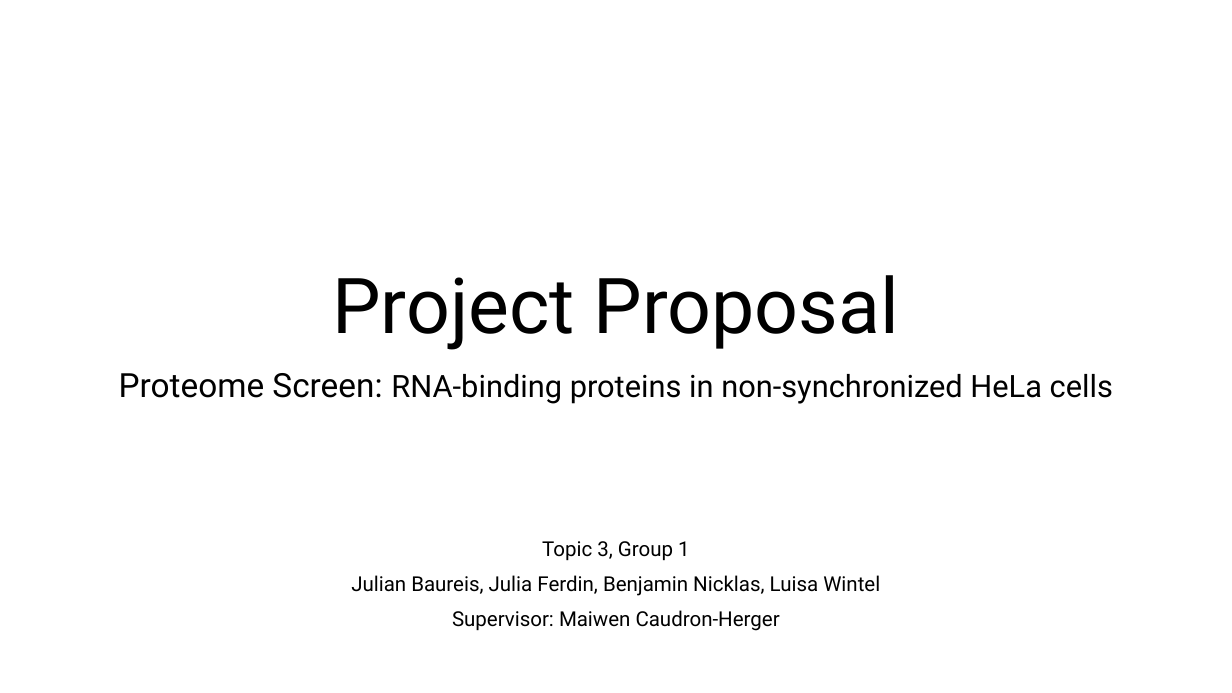
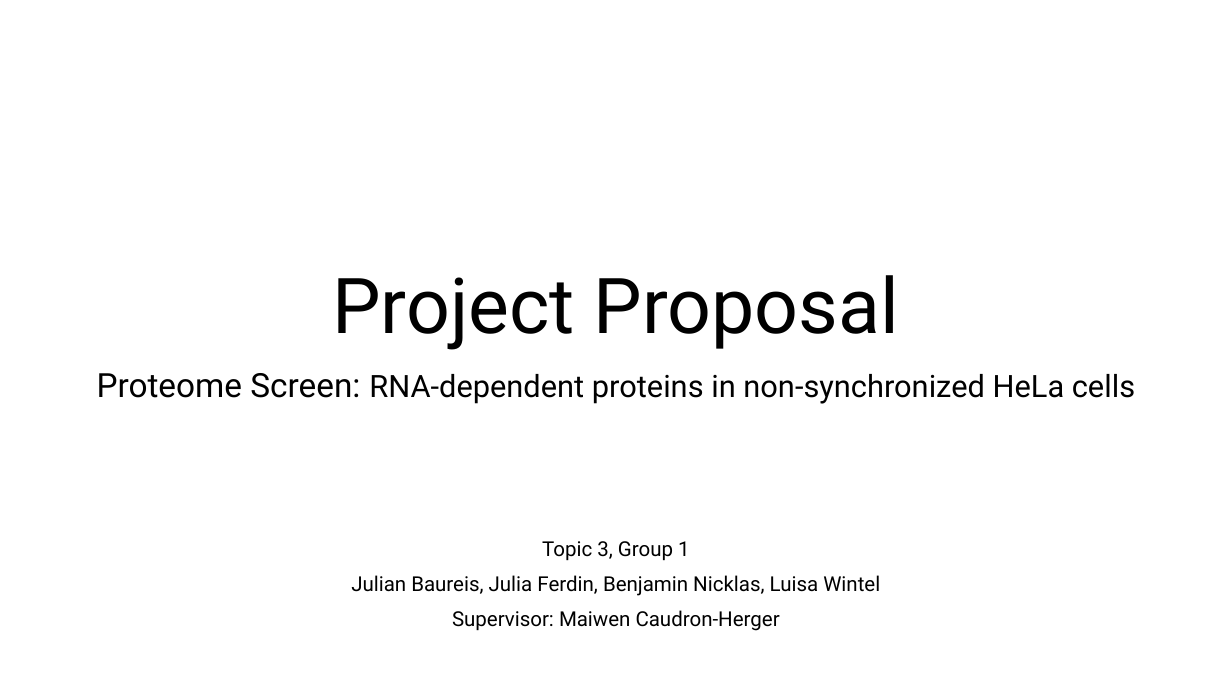
Before and after one commit to MichelaPozzi/2025-topic-03-group-01, a slide deck: slide 1 of Project Proposal Ben.pptx. Drawn at 1232x693 pixels with LibreOffice and Linux fonts; fonts in the diff are those of the drawing. Boxes give left, top, right and bottom in pixels: in the first picture for what was removed or moved away, otherwise in the second. Text is boxed around its words. In the diff, an @@ line names an element or a change of style, - is before the commit and + after.

```diff
--- a/Project Proposal Ben.pptx
+++ b/Project Proposal Ben.pptx
@@ subtitle at bbox=[97, 373, 1135, 404]: text changed @@
-Proteome Screen: RNA-binding proteins in non-synchronized HeLa cells
+Proteome Screen: RNA-dependent proteins in non-synchronized HeLa cells
```
Also in this commit, not shown: 7 other slides changed, 2 slides added, 1 other file.
